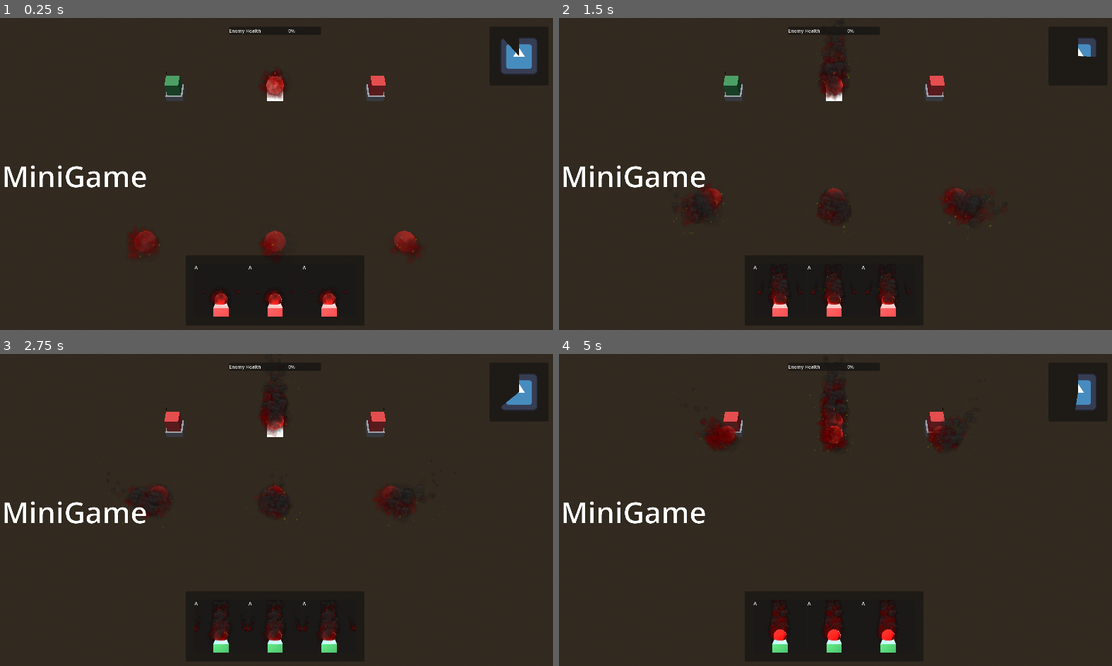
Above: before the commit, frames 1-4 (two rows, left to right).
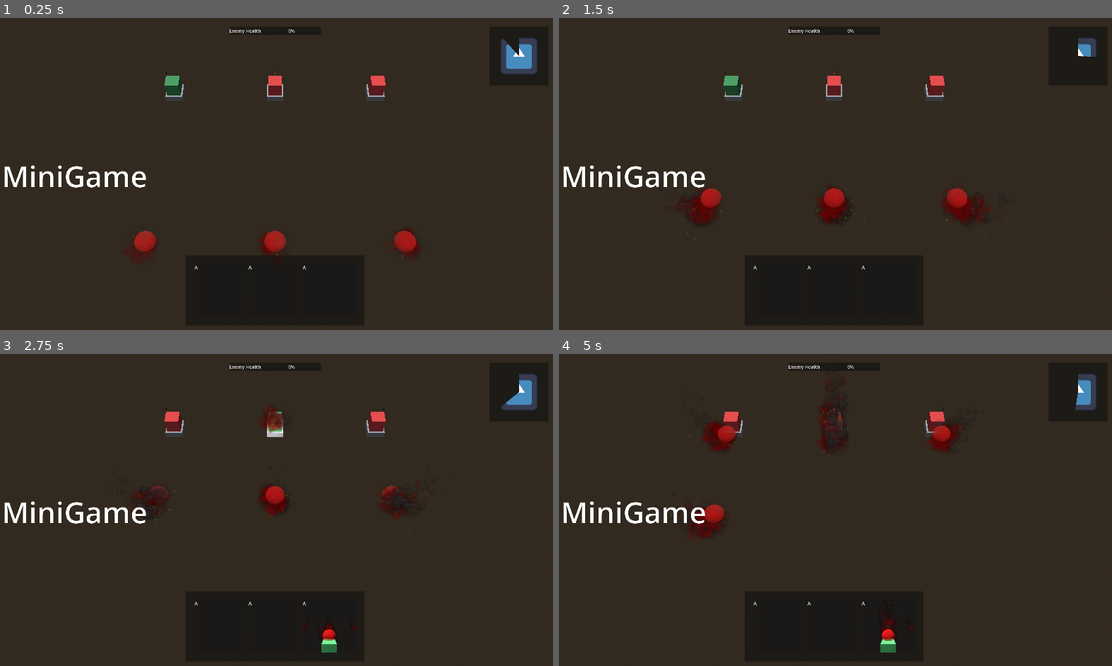
Above: after the commit, the same moments.

Repository: emmdie/3m5Jam2024_1
Game: Godot game, scene res://Scenes/game.tscn
Two runs of this game, one before a commit and one after it. Both use one fixed random seed, a clock stepped at 60 frames per second and the inputs below. The engine's default icon, where the game draws it, is replaced by a stand-in: a white triangle on a blue panel in a dark square.
Inputs (mouse positions are in pixels of both pictures, inside the frame that each line leads up to):
- Up to frame 1 (0.25 s): no input
- Up to frame 2 (1.5 s): move the mouse to (957, 161) at 0.52 s; hold J (select_0) 0.53-1.28 s; tap K (select_1) at 0.8, 1.35 s; move the mouse to (719, 192) at 1.27 s
- Up to frame 3 (2.75 s): tap L (select_2) at 1.55 s; move the mouse to (331, 441) at 2.02 s; hold L (select_2) from 2.03 s (still down); tap Left (summon_lane_0) at 2.3 s
- Up to frame 4 (5 s): move the mouse to (807, 575) at 2.77 s; release L (select_2) at 2.78 s; tap Left (summon_lane_0) at 2.85 s; tap Up (summon_lane_1) at 3.05 s; move the mouse to (1001, 559) at 3.52 s; hold Up (summon_lane_1) 3.53-4.28 s; tap Right (summon_lane_2) at 3.8, 4.35 s; move the mouse to (664, 463) at 4.27 s; tap J (select_0) at 4.55 s

The runs differ from the first frame. In frame 1, 1.5% of the frame differs, in the area x 23-77%, y 16-96%; in frame 2, 2.2%, in the area x 20-82%, y 7-96%; in frame 3, 1.5%; in frame 4, 2.2%.

Commit message:
Unit spawning

Diff:
--- a/Scenes/game.gd
+++ b/Scenes/game.gd
@@ -53,6 +53,11 @@
 	GameState.mana.changed.connect(__on_mana_changed)
 	randomize()
 
+	GameState.unit_stash.value.append(UNITS.pick_random())
+	GameState.unit_stash.value.append(UNITS.pick_random())
+	GameState.unit_stash.value.append(UNITS.pick_random())
+	GameState.unit_stash.changed.emit()
+
 	switch_warning_1 = SwitchWarning.instantiate()
 	switch_warning_2 = SwitchWarning.instantiate()
 	add_child(switch_warning_1)
@@ -91,6 +96,39 @@
 	unit.set_lane(lanes[0])
 	unit.summon()
 
+func _input(event):
+	if event.is_action_pressed("summon_lane_0"):
+		__summon_on_lane(0)
+	elif event.is_action_pressed("summon_lane_1"):
+		__summon_on_lane(1)
+	elif event.is_action_pressed("summon_lane_2"):
+		__summon_on_lane(2)
+	elif event.is_action_pressed("select_0"):
+		__select(0)
+	elif event.is_action_pressed("select_1"):
+		__select(1)
+	elif event.is_action_pressed("select_2"):
+		__select(2)
+
+
+func __select(id: int):
+	if id >= len(GameState.unit_stash.value):
+		return
+	GameState.selected_unit.value = id
+
+
+func __summon_on_lane(id: int):
+	if GameState.selected_unit.value >= len(GameState.unit_stash.value):
+		return
+
+	var unit: Unit = GameState.unit_stash.value[GameState.selected_unit.value].instantiate()
+	GameState.unit_stash.value.remove_at(GameState.selected_unit.value)
+	GameState.unit_stash.changed.emit()
+	__check_add_unit()
+
+	var lane = lanes[id]
+	unit.set_lane(lane)
+	unit.summon()
 
 func __animate_warning_appear():
 	if switch_warning_1:
@@ -122,7 +160,7 @@
 	__check_add_unit()
 
 func __check_add_unit():
-	if GameState.mana.value >= GameState.rules.player_max_mana and len(GameState.unit_stash) < GameState.rules.player_unit_stash_size:
+	if GameState.mana.value >= GameState.rules.player_max_mana and len(GameState.unit_stash.value) < GameState.rules.player_unit_stash_size:
 		GameState.unit_stash.value.append(UNITS.pick_random())
 		GameState.unit_stash.changed.emit()
 		GameState.mana.value = 0
--- a/Scenes/units/player_unit/unit.gd
+++ b/Scenes/units/player_unit/unit.gd
@@ -10,9 +10,12 @@
 
 
 func summon() -> void:
-	preview_cam.clear_current()
-	preview_spot_light.hide()
-	preview_kick_light.hide()
+	if preview_cam:
+		preview_cam.clear_current()
+	if preview_spot_light:
+		preview_spot_light.hide()
+	if preview_kick_light:
+		preview_kick_light.hide()
 	current_lane.add_child(self)
 	behavior.change_state(UnitStateSummon.new())
 
--- a/Singletons/game_state.gd
+++ b/Singletons/game_state.gd
@@ -12,6 +12,7 @@
 var mana := Value.new(rules.player_max_mana, false)
 
 var unit_stash := Value.new([], false)
+var selected_unit := Value.new(0, false)
 
 var time_to_tower_change: float:
 	get:
Not shown: 7 places in Scenes/units/player_unit/fire_unit.tscn that only renumber resources
Not shown: 1 places in Scenes/units/player_unit/plant_unit.tscn that only renumber resources
